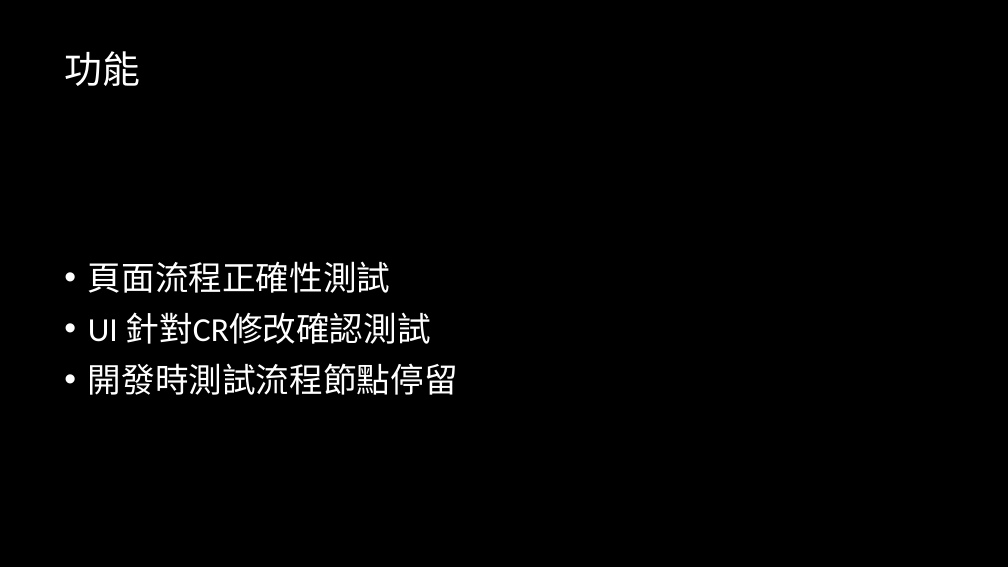
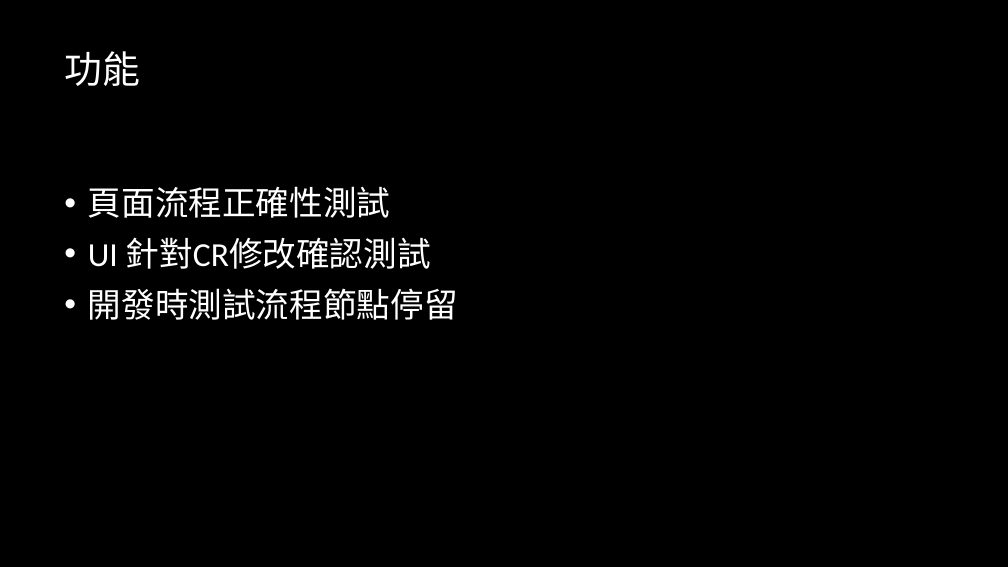
Before and after one commit to markhuang19994/E2E_TEST_AP, a slide deck: slide 3 of document/PPT/架構及規劃.pptx. Drawn at 1008x567 pixels with LibreOffice and Linux fonts; fonts in the diff are those of the drawing; background and template pictures are left out. Boxes give left, top, right and bottom in pixels: in the first picture for what was removed or moved away, otherwise in the second. Text is boxed around its words. In the diff, an @@ line names an element or a change of style, - is before the commit and + after.

```diff
--- a/document/PPT/架構及規劃.pptx
+++ b/document/PPT/架構及規劃.pptx
@@ text "頁面流程正確性測試": place and size @@
-text "頁面流程正確性測試" at box(88, 261, 458, 395)
+text "頁面流程正確性測試" at box(88, 186, 458, 320)
```
Also in this commit, not shown: 2 other slides changed, 5 slides added.
